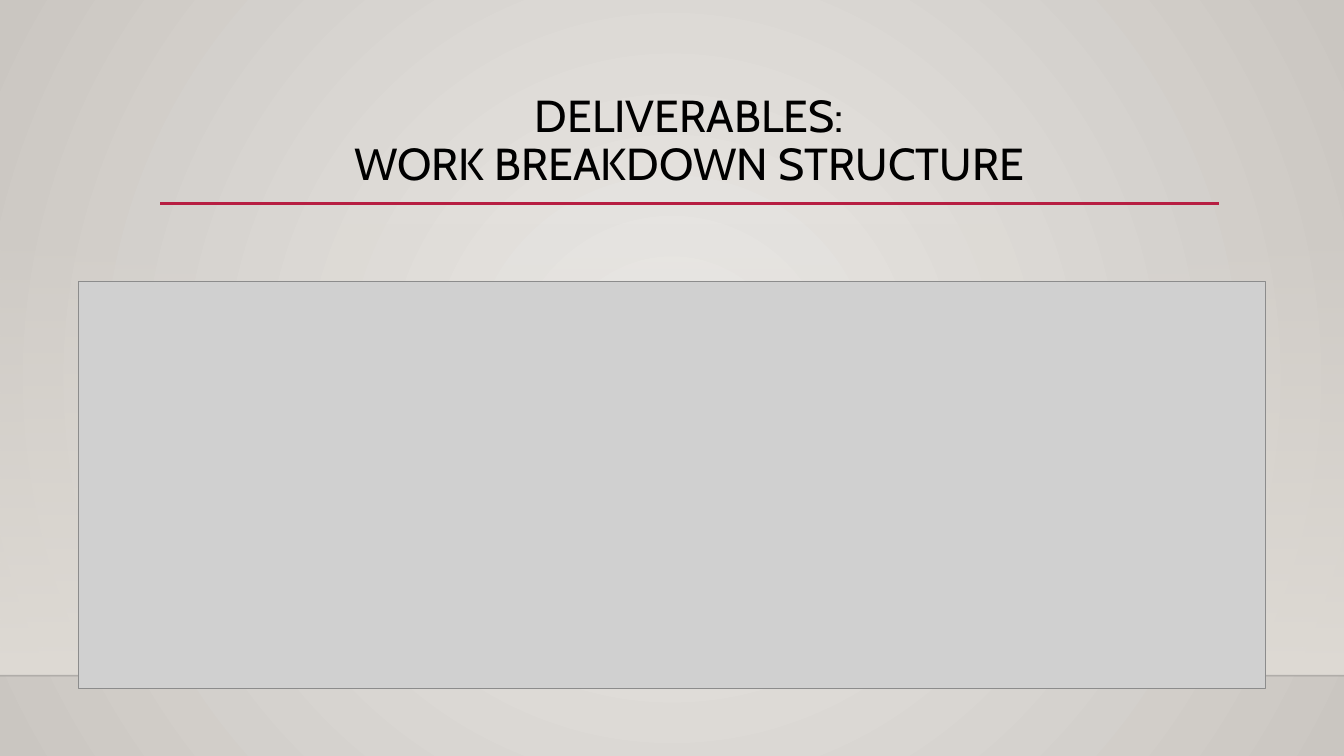
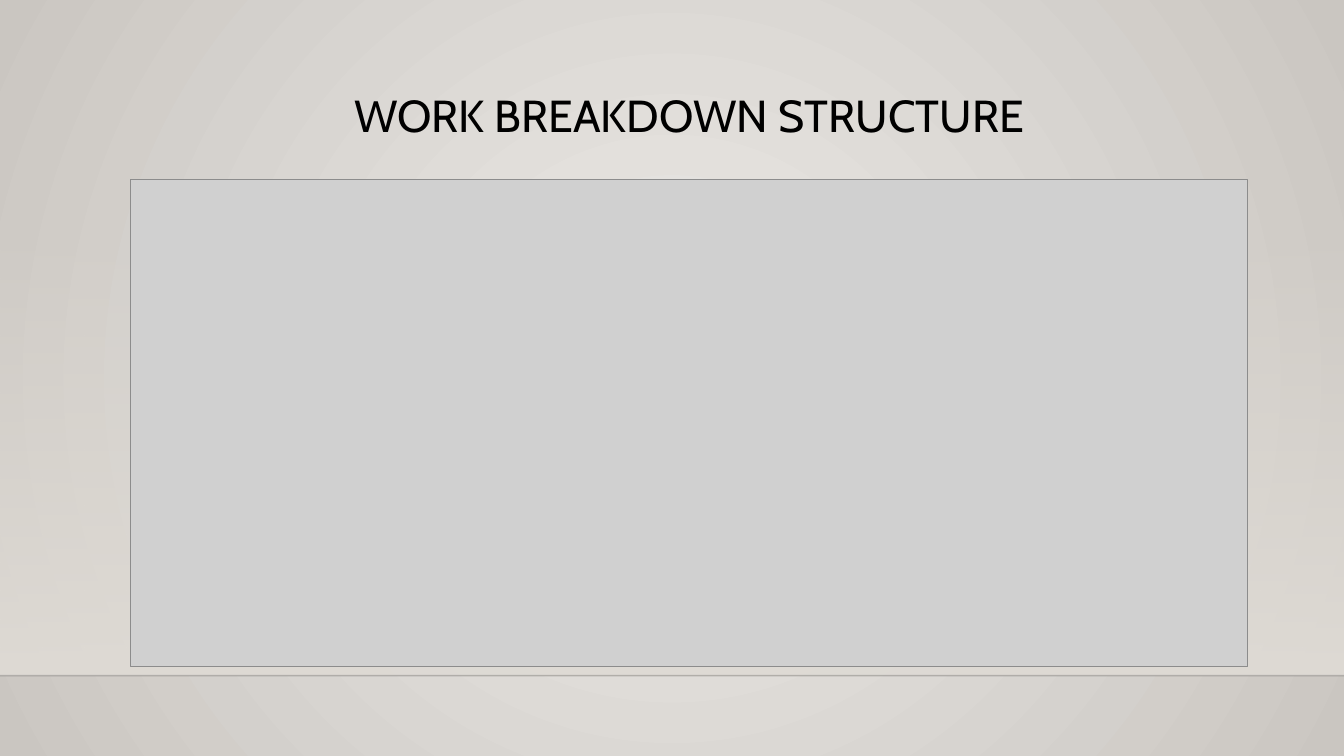
Before and after one commit to s-christian/Fit_or_Fail, a slide deck: slide 10 of Fit or Fail Technical Status Presentation (NEW).pptx. Drawn at 1344x756 pixels with LibreOffice and Linux fonts; fonts in the diff are those of the drawing; grey boxes stand for pictures; background and template pictures are left out. Boxes give left, top, right and bottom in pixels: in the first picture for what was removed or moved away, otherwise in the second. Text is boxed around its words. In the diff, an @@ line names an element or a change of style, - is before the commit and + after.

```diff
--- a/Fit or Fail Technical Status Presentation (NEW).pptx
+++ b/Fit or Fail Technical Status Presentation (NEW).pptx
@@ title at (x1=354, y1=100, x2=1024, y2=133): text changed @@
-DELIVERABLES:
-WORK BREAKDOWN STRUCTURE
+WORK BREAKDOWN STRUCTURE
@@ picture resized from (x1=79, y1=281, x2=1265, y2=689) to (x1=131, y1=179, x2=1248, y2=666) @@
@@ line removed from (160, 204) to (1220, 204) @@
```
Also in this commit, not shown: 7 other slides changed, 2 other files.
